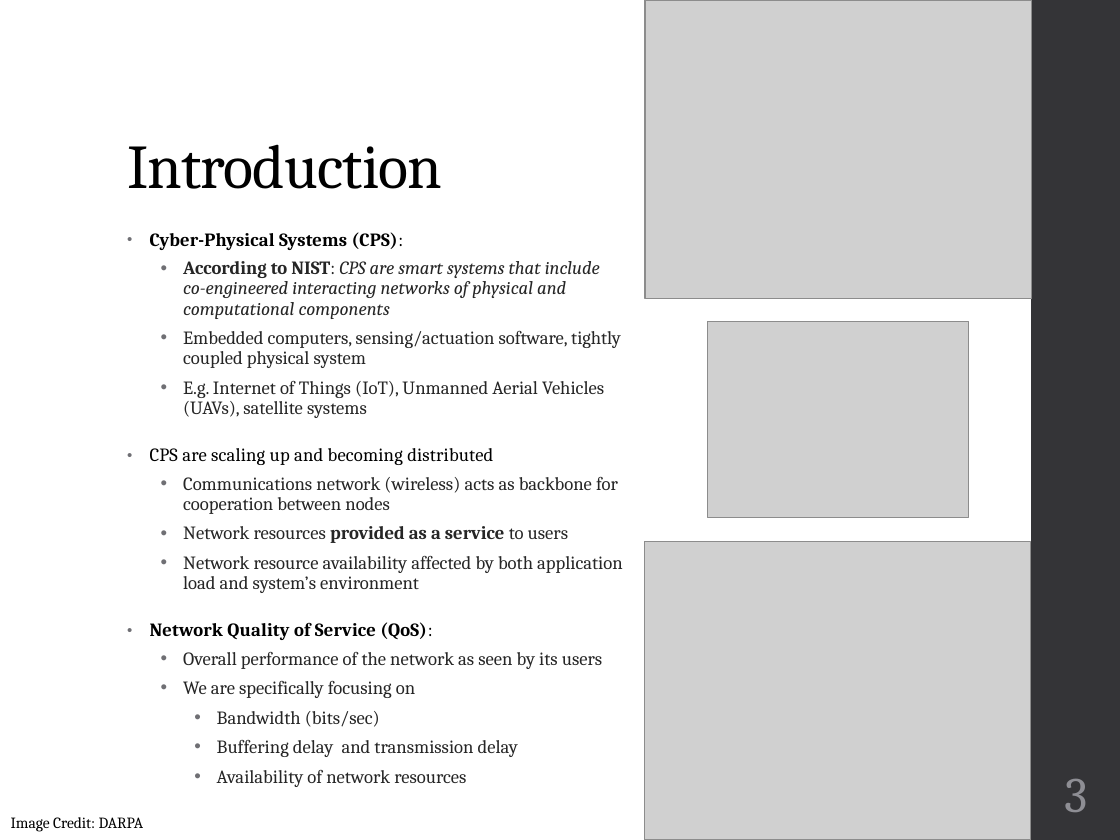
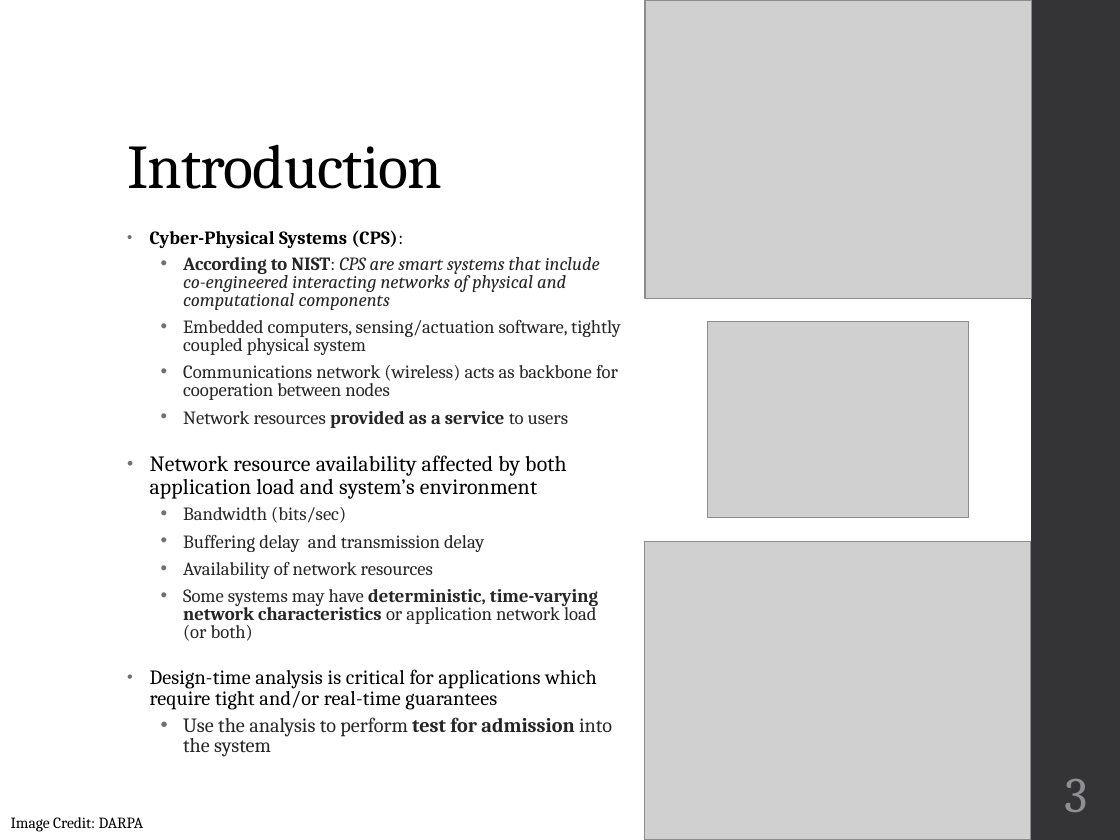
Before and after one commit to finger563/cbsat, a slide deck: slide 3 of thesis/Defense.pptx. Drawn at 1120x840 pixels with LibreOffice and Linux fonts; fonts in the diff are those of the drawing; grey boxes stand for pictures. Boxes give left, top, right and bottom in pixels: in the first picture for what was removed or moved away, otherwise in the second. Text is boxed around its words. In the diff, an @@ line names an element or a change of style, - is before the commit and + after.

Commit message:
updated related work and intro for presentation

```diff
--- a/thesis/Defense.pptx
+++ b/thesis/Defense.pptx
@@ text at (150, 230, 621, 579): size 12 to 14 pt, text colour #262626 to #000000, letter spacing 0 to 0.1 pt in "Network resource availability affected by both application ..."; line spacing 0.95 to 0.85; line spacing 0.9 to 0.8; list level 2 to 1 in "Network resource availability affected by ..."; line spacing 0.9 to 0.85; list level 3 to 2 in "Bandwidth (bits/sec)"; list level 3 to 2 in "Buffering delay and transmission delay"; list level 3 to 2 in "Availability of network resources" @@
@@ text at (150, 381, 604, 465): paragraphs removed @@
-  • E.g. Internet of Things (IoT), Unmanned Aerial Vehicles (UAVs), satellite systems
-• CPS are scaling up and becoming distributed
@@ text at (150, 589, 612, 757): paragraphs added @@
+  • Some systems may have deterministic, time-varying network characteristics or application network load (or both)
+• Design-time analysis is critical for applications which require tight and/or real-time guarantees
+  • Use the analysis to perform test for admission into the system
@@ text at (150, 622, 602, 698): paragraphs removed @@
-• Network Quality of Service (QoS):
-  • Overall performance of the network as seen by its users
-  • We are specifically focusing on
```
Also in this commit, not shown: 2 other slides changed, 7 slides removed.
